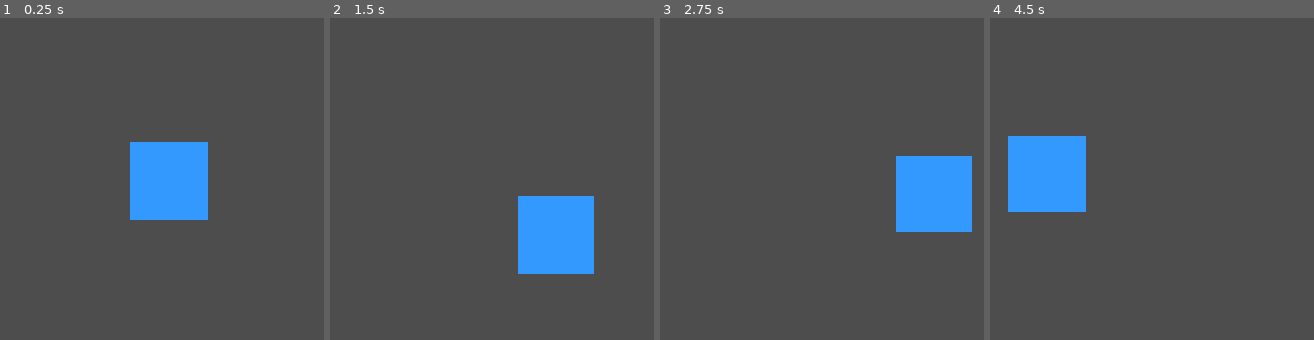
Above: before the commit, frames 1-4 (left to right).
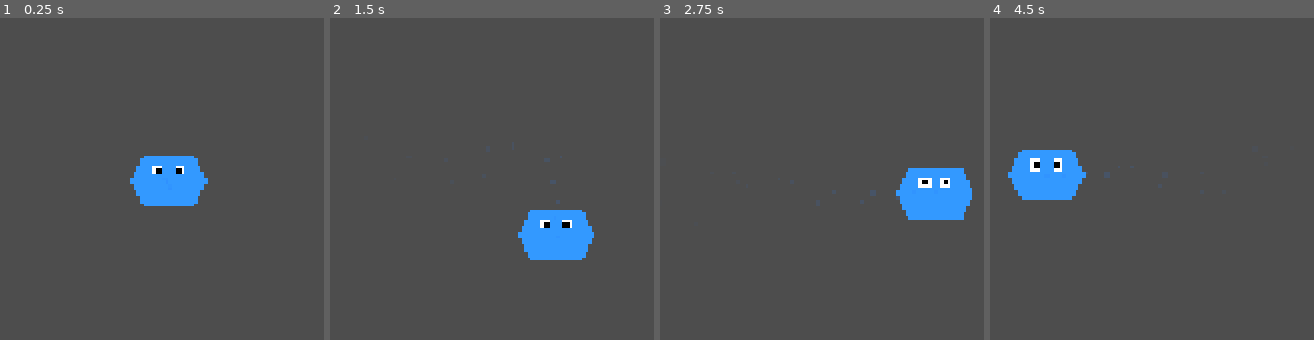
Above: after the commit, the same moments.

Repository: sanniou/vp-godot
Game: Godot game, scene res://scenes/player/player.tscn
Two runs of this game, one before a commit and one after it. Both use one fixed random seed, a clock stepped at 60 frames per second and the inputs below. This scene is started directly instead of the project's main scene.
Inputs:
- Up to frame 1 (0.25 s): no input
- Up to frame 2 (1.5 s): tap Enter at 0.5, 1.35 s; hold D (move_right) 0.53-1.28 s; tap Tab at 0.6 s; tap Space at 1.25 s; hold S (move_down) from 1.28 s (still down)
- Up to frame 3 (2.75 s): release S (move_down) at 2.03 s; hold D (move_right) from 2.03 s (still down); tap Tab at 2.1 s
- Up to frame 4 (4.5 s): release D (move_right) at 2.78 s; hold W (move_up) 2.78-3.53 s; tap Enter at 2.85, 4.35 s; hold A (move_left) from 3.53 s (still down); tap Tab at 3.6 s

The runs differ from the first frame. In frame 1, 2.9% of the frame differs, in the area x 40-65%, y 38-63%; in frame 2, 2.8%; in frame 3, 2.5%; in frame 4, 2.9%.

Commit message:
feat: 优化游戏视觉效果
- 使用多边形和粒子效果替代简单方块
- 为玩家添加六边形身体和眼睛
- 为敌人添加六边形身体、眼睛和嘴巴
- 为经验球添加菱形核心和外发光效果
- 添加呼吸、旋转和浮动动画
- 根据经验值大小调整颜色和粒子效果
- 优化收集动画，增加粒子爆发效果

Diff:
--- a/scenes/enemies/basic_enemy.tscn
+++ b/scenes/enemies/basic_enemy.tscn
@@ -1,6 +1,26 @@
-[gd_scene load_steps=3 format=3 uid="uid://c8kqfxw5gvwqj"]
+[gd_scene load_steps=5 format=3 uid="uid://c8kqfxw5gvwqj"]
 
 [ext_resource type="Script" path="res://scripts/enemies/basic_enemy.gd" id="1_yvj4r"]
+
+[sub_resource type="Gradient" id="Gradient_enemy"]
+colors = PackedColorArray(1, 0.3, 0.3, 0.6, 1, 0.3, 0.3, 0)
+
+[sub_resource type="Animation" id="Animation_enemy"]
+resource_name = "idle"
+length = 1.0
+loop_mode = 1
+tracks/0/type = "value"
+tracks/0/imported = false
+tracks/0/enabled = true
+tracks/0/path = NodePath("EnemyVisual:rotation")
+tracks/0/interp = 2
+tracks/0/loop_wrap = true
+tracks/0/keys = {
+"times": PackedFloat32Array(0, 0.5, 1),
+"transitions": PackedFloat32Array(1, 1, 1),
+"update": 0,
+"values": [0, 0.0872665, 0]
+}
 
 [sub_resource type="CircleShape2D" id="CircleShape2D_8j5vx"]
 radius = 22.0
@@ -10,12 +30,48 @@
 collision_mask = 3
 script = ExtResource("1_yvj4r")
 
-[node name="ColorRect" type="ColorRect" parent="."]
-offset_left = -22.0
-offset_top = -22.0
-offset_right = 22.0
-offset_bottom = 22.0
+[node name="EnemyVisual" type="Node2D" parent="."]
+
+[node name="Body" type="Polygon2D" parent="EnemyVisual"]
 color = Color(1, 0.3, 0.3, 1)
+polygon = PackedVector2Array(-15, -15, 15, -15, 22, 0, 15, 15, -15, 15, -22, 0)
+
+[node name="Eyes" type="Node2D" parent="EnemyVisual"]
+
+[node name="LeftEye" type="Polygon2D" parent="EnemyVisual/Eyes"]
+position = Vector2(-8, -5)
+color = Color(1, 1, 1, 1)
+polygon = PackedVector2Array(-3, -3, 3, -3, 3, 3, -3, 3)
+
+[node name="LeftPupil" type="Polygon2D" parent="EnemyVisual/Eyes/LeftEye"]
+color = Color(0, 0, 0, 1)
+polygon = PackedVector2Array(-1, -1, 1, -1, 1, 1, -1, 1)
+
+[node name="RightEye" type="Polygon2D" parent="EnemyVisual/Eyes"]
+position = Vector2(8, -5)
+color = Color(1, 1, 1, 1)
+polygon = PackedVector2Array(-3, -3, 3, -3, 3, 3, -3, 3)
+
+[node name="RightPupil" type="Polygon2D" parent="EnemyVisual/Eyes/RightEye"]
+color = Color(0, 0, 0, 1)
+polygon = PackedVector2Array(-1, -1, 1, -1, 1, 1, -1, 1)
+
+[node name="Mouth" type="Polygon2D" parent="EnemyVisual"]
+position = Vector2(0, 5)
+color = Color(0.5, 0, 0, 1)
+polygon = PackedVector2Array(-8, 0, 8, 0, 5, 5, -5, 5)
+
+[node name="Particles" type="CPUParticles2D" parent="EnemyVisual"]
+amount = 8
+lifetime = 0.6
+spread = 180.0
+gravity = Vector2(0, 0)
+initial_velocity_min = 10.0
+initial_velocity_max = 20.0
+scale_amount_min = 1.0
+scale_amount_max = 3.0
+color = Color(1, 0.3, 0.3, 0.3)
+color_ramp = SubResource("Gradient_enemy")
 
 [node name="CollisionShape2D" type="CollisionShape2D" parent="."]
 shape = SubResource("CircleShape2D_8j5vx")
@@ -30,6 +86,10 @@
 value = 100.0
 show_percentage = false
 
+[node name="AnimationPlayer" type="AnimationPlayer" parent="."]
+autoplay = "idle"
+anims/idle = SubResource("Animation_enemy")
+
 [sub_resource type="StyleBoxFlat" id="StyleBoxFlat_1"]
 bg_color = Color(0.2, 0.2, 0.2, 0.7)
 corner_radius_top_left = 2
--- a/scenes/experience_orb.tscn
+++ b/scenes/experience_orb.tscn
@@ -1,6 +1,26 @@
-[gd_scene load_steps=3 format=3 uid="uid://c8kqfxw5gvwqj"]
+[gd_scene load_steps=5 format=3 uid="uid://c8kqfxw5gvwqj"]
 
 [ext_resource type="Script" path="res://scripts/experience_orb.gd" id="1_yvj4r"]
+
+[sub_resource type="Gradient" id="Gradient_orb"]
+colors = PackedColorArray(0.2, 0.8, 0.4, 0.8, 0.2, 0.8, 0.4, 0)
+
+[sub_resource type="Animation" id="Animation_orb"]
+resource_name = "float"
+length = 2.0
+loop_mode = 1
+tracks/0/type = "value"
+tracks/0/imported = false
+tracks/0/enabled = true
+tracks/0/path = NodePath("OrbVisual:position")
+tracks/0/interp = 2
+tracks/0/loop_wrap = true
+tracks/0/keys = {
+"times": PackedFloat32Array(0, 1, 2),
+"transitions": PackedFloat32Array(1, 1, 1),
+"update": 0,
+"values": [Vector2(0, 0), Vector2(0, -3), Vector2(0, 0)]
+}
 
 [sub_resource type="CircleShape2D" id="CircleShape2D_8j5vx"]
 radius = 10.0
@@ -12,12 +32,27 @@
 monitorable = false
 script = ExtResource("1_yvj4r")
 
-[node name="ColorRect" type="ColorRect" parent="."]
-offset_left = -10.0
-offset_top = -10.0
-offset_right = 10.0
-offset_bottom = 10.0
+[node name="OrbVisual" type="Node2D" parent="."]
+
+[node name="Core" type="Polygon2D" parent="OrbVisual"]
 color = Color(0.2, 0.8, 0.4, 1)
+polygon = PackedVector2Array(-8, 0, 0, -8, 8, 0, 0, 8)
+
+[node name="OuterGlow" type="Polygon2D" parent="OrbVisual"]
+color = Color(0.2, 0.8, 0.4, 0.5)
+polygon = PackedVector2Array(-10, 0, 0, -10, 10, 0, 0, 10)
+
+[node name="Particles" type="CPUParticles2D" parent="OrbVisual"]
+amount = 12
+lifetime = 0.5
+spread = 180.0
+gravity = Vector2(0, 0)
+initial_velocity_min = 5.0
+initial_velocity_max = 15.0
+scale_amount_min = 1.0
+scale_amount_max = 2.0
+color = Color(0.2, 0.8, 0.4, 0.5)
+color_ramp = SubResource("Gradient_orb")
 
 [node name="CollisionShape2D" type="CollisionShape2D" parent="."]
 shape = SubResource("CircleShape2D_8j5vx")
@@ -26,3 +61,7 @@
 wait_time = 0.5
 one_shot = true
 autostart = true
+
+[node name="AnimationPlayer" type="AnimationPlayer" parent="."]
+autoplay = "float"
+anims/float = SubResource("Animation_orb")
--- a/scenes/player/player.tscn
+++ b/scenes/player/player.tscn
@@ -1,6 +1,26 @@
-[gd_scene load_steps=3 format=3 uid="uid://bqo8j7yldcyqx"]
+[gd_scene load_steps=5 format=3 uid="uid://bqo8j7yldcyqx"]
 
 [ext_resource type="Script" path="res://scripts/player/player.gd" id="1_yvj4r"]
+
+[sub_resource type="Gradient" id="Gradient_player"]
+colors = PackedColorArray(0.4, 0.7, 1, 0.6, 0.4, 0.7, 1, 0)
+
+[sub_resource type="Animation" id="Animation_player"]
+resource_name = "idle"
+length = 2.0
+loop_mode = 1
+tracks/0/type = "value"
+tracks/0/imported = false
+tracks/0/enabled = true
+tracks/0/path = NodePath("PlayerVisual:scale")
+tracks/0/interp = 2
+tracks/0/loop_wrap = true
+tracks/0/keys = {
+"times": PackedFloat32Array(0, 1, 2),
+"transitions": PackedFloat32Array(1, 1, 1),
+"update": 0,
+"values": [Vector2(1, 1), Vector2(1.05, 1.05), Vector2(1, 1)]
+}
 
 [sub_resource type="CircleShape2D" id="CircleShape2D_8j5vx"]
 radius = 30.0
@@ -10,12 +30,43 @@
 collision_mask = 5
 script = ExtResource("1_yvj4r")
 
-[node name="ColorRect" type="ColorRect" parent="."]
-offset_left = -30.0
-offset_top = -30.0
-offset_right = 30.0
-offset_bottom = 30.0
+[node name="PlayerVisual" type="Node2D" parent="."]
+
+[node name="Body" type="Polygon2D" parent="PlayerVisual"]
 color = Color(0.2, 0.6, 1, 1)
+polygon = PackedVector2Array(-20, -20, 20, -20, 30, 0, 20, 20, -20, 20, -30, 0)
+
+[node name="Eyes" type="Node2D" parent="PlayerVisual"]
+
+[node name="LeftEye" type="Polygon2D" parent="PlayerVisual/Eyes"]
+position = Vector2(-8, -8)
+color = Color(1, 1, 1, 1)
+polygon = PackedVector2Array(-4, -4, 4, -4, 4, 4, -4, 4)
+
+[node name="LeftPupil" type="Polygon2D" parent="PlayerVisual/Eyes/LeftEye"]
+color = Color(0, 0, 0, 1)
+polygon = PackedVector2Array(-2, -2, 2, -2, 2, 2, -2, 2)
+
+[node name="RightEye" type="Polygon2D" parent="PlayerVisual/Eyes"]
+position = Vector2(8, -8)
+color = Color(1, 1, 1, 1)
+polygon = PackedVector2Array(-4, -4, 4, -4, 4, 4, -4, 4)
+
+[node name="RightPupil" type="Polygon2D" parent="PlayerVisual/Eyes/RightEye"]
+color = Color(0, 0, 0, 1)
+polygon = PackedVector2Array(-2, -2, 2, -2, 2, 2, -2, 2)
+
+[node name="Glow" type="CPUParticles2D" parent="PlayerVisual"]
+amount = 16
+lifetime = 0.8
+spread = 180.0
+gravity = Vector2(0, 0)
+initial_velocity_min = 20.0
+initial_velocity_max = 40.0
+scale_amount_min = 2.0
+scale_amount_max = 4.0
+color = Color(0.4, 0.7, 1, 0.3)
+color_ramp = SubResource("Gradient_player")
 
 [node name="CollisionShape2D" type="CollisionShape2D" parent="."]
 shape = SubResource("CircleShape2D_8j5vx")
@@ -23,6 +74,10 @@
 [node name="Camera2D" type="Camera2D" parent="."]
 position_smoothing_enabled = true
 position_smoothing_speed = 3.0
+
+[node name="AnimationPlayer" type="AnimationPlayer" parent="."]
+autoplay = "idle"
+anims/idle = SubResource("Animation_player")
 
 [node name="WeaponContainer" type="Node2D" parent="."]
 
--- a/scripts/experience/experience_orb.gd
+++ b/scripts/experience/experience_orb.gd
@@ -83,24 +83,46 @@
 	scale = Vector2(scale_factor, scale_factor)
 
 	# 根据经验值调整颜色
-	var sprite = $Sprite2D
-	if sprite:
-		# 基础颜色为蓝色
-		var base_color = Color(0.3, 0.7, 1.0, 0.8)
+	var visual = $OrbVisual
+	if visual:
+		# 基础颜色为绿色
+		var base_color = Color(0.2, 0.8, 0.4, 1.0)
+		var glow_color = Color(0.2, 0.8, 0.4, 0.5)
+		var particle_color = Color(0.2, 0.8, 0.4, 0.5)
 
 		# 根据价值调整颜色
 		if experience_value >= 50:
 			# 紫色（高价值）
-			sprite.modulate = Color(0.8, 0.3, 1.0, 0.8)
+			base_color = Color(0.8, 0.3, 1.0, 1.0)
+			glow_color = Color(0.8, 0.3, 1.0, 0.5)
+			particle_color = Color(0.8, 0.3, 1.0, 0.5)
+			# 增加粒子数量
+			if visual.has_node("Particles"):
+				visual.get_node("Particles").amount = 24
 		elif experience_value >= 20:
-			# 绿色（中高价值）
-			sprite.modulate = Color(0.3, 1.0, 0.5, 0.8)
+			# 蓝色（中高价值）
+			base_color = Color(0.3, 0.5, 1.0, 1.0)
+			glow_color = Color(0.3, 0.5, 1.0, 0.5)
+			particle_color = Color(0.3, 0.5, 1.0, 0.5)
+			# 增加粒子数量
+			if visual.has_node("Particles"):
+				visual.get_node("Particles").amount = 18
 		elif experience_value >= 10:
 			# 黄色（中价值）
-			sprite.modulate = Color(1.0, 0.9, 0.3, 0.8)
-		else:
-			# 蓝色（基础价值）
-			sprite.modulate = base_color
+			base_color = Color(1.0, 0.9, 0.3, 1.0)
+			glow_color = Color(1.0, 0.9, 0.3, 0.5)
+			particle_color = Color(1.0, 0.9, 0.3, 0.5)
+			# 增加粒子数量
+			if visual.has_node("Particles"):
+				visual.get_node("Particles").amount = 16
+
+		# 应用颜色
+		if visual.has_node("Core"):
+			visual.get_node("Core").color = base_color
+		if visual.has_node("OuterGlow"):
+			visual.get_node("OuterGlow").color = glow_color
+		if visual.has_node("Particles"):
+			visual.get_node("Particles").color = particle_color
 
 # 播放生成动画
 func _play_spawn_animation():
@@ -153,11 +175,27 @@
 
 # 播放吸引动画
 func _play_attract_animation():
+	# 增加粒子数量和速度
+	var visual = $OrbVisual
+	if visual and visual.has_node("Particles"):
+		var particles = visual.get_node("Particles")
+		particles.amount *= 2
+		particles.initial_velocity_min *= 1.5
+		particles.initial_velocity_max *= 1.5
+
 	# 创建闪光效果
-	var flash = Sprite2D.new()
-	flash.texture = $Sprite2D.texture
-	flash.modulate = Color(1, 1, 1, 0.5)
-	add_child(flash)
+	var flash = Node2D.new()
+	visual.add_child(flash)
+
+	# 复制核心和外光
+	if visual.has_node("Core") and visual.has_node("OuterGlow"):
+		var core_flash = visual.get_node("Core").duplicate()
+		core_flash.color = Color(1, 1, 1, 0.8)
+		flash.add_child(core_flash)
+
+		var glow_flash = visual.get_node("OuterGlow").duplicate()
+		glow_flash.color = Color(1, 1, 1, 0.5)
+		flash.add_child(glow_flash)
 
 	# 创建动画
 	var tween = create_tween()
@@ -185,10 +223,24 @@
 
 # 播放收集动画
 func _play_collect_animation():
+	# 增强粒子效果
+	var visual = $OrbVisual
+	if visual and visual.has_node("Particles"):
+		var particles = visual.get_node("Particles")
+		particles.amount *= 3
+		particles.lifetime = 0.3
+		particles.explosiveness = 0.8
+		particles.initial_velocity_min *= 2.0
+		particles.initial_velocity_max *= 2.0
+
 	# 创建收集动画
 	var tween = create_tween()
 	tween.tween_property(self, "scale", Vector2.ZERO, 0.3).set_ease(Tween.EASE_IN)
 	tween.parallel().tween_property(self, "modulate", Color(1, 1, 1, 0), 0.3)
+
+	# 旋转效果
+	if visual:
+		tween.parallel().tween_property(visual, "rotation", PI * 2, 0.3).set_ease(Tween.EASE_IN)
 
 # 吸引计时器超时
 func _on_attract_timer_timeout():
